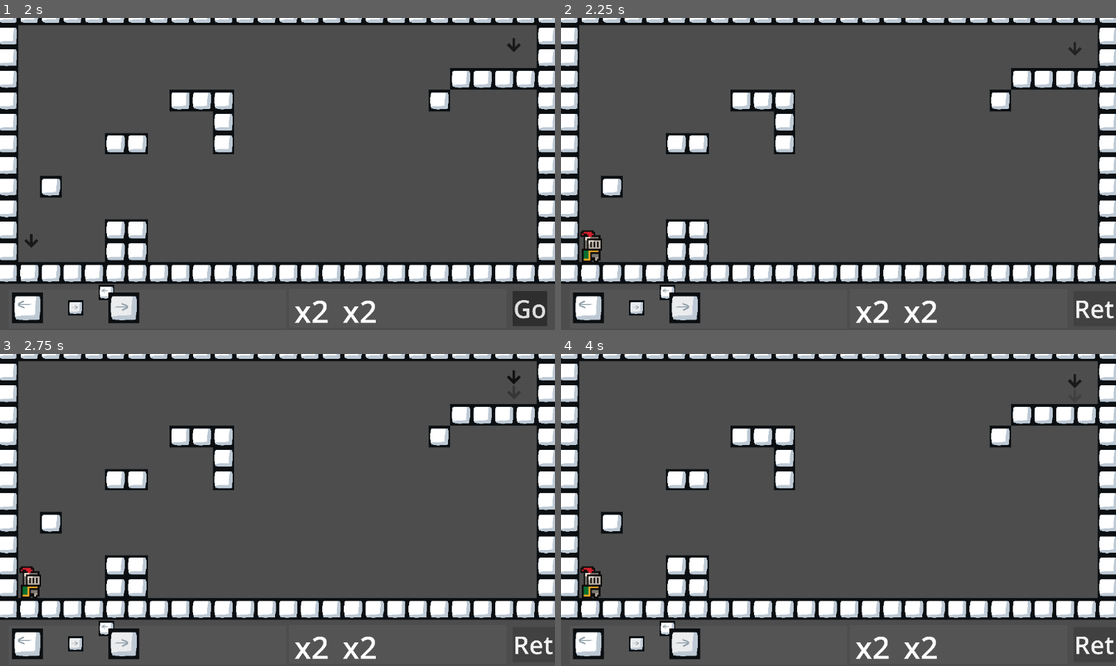
Above: before the commit, frames 1-4 (two rows, left to right).
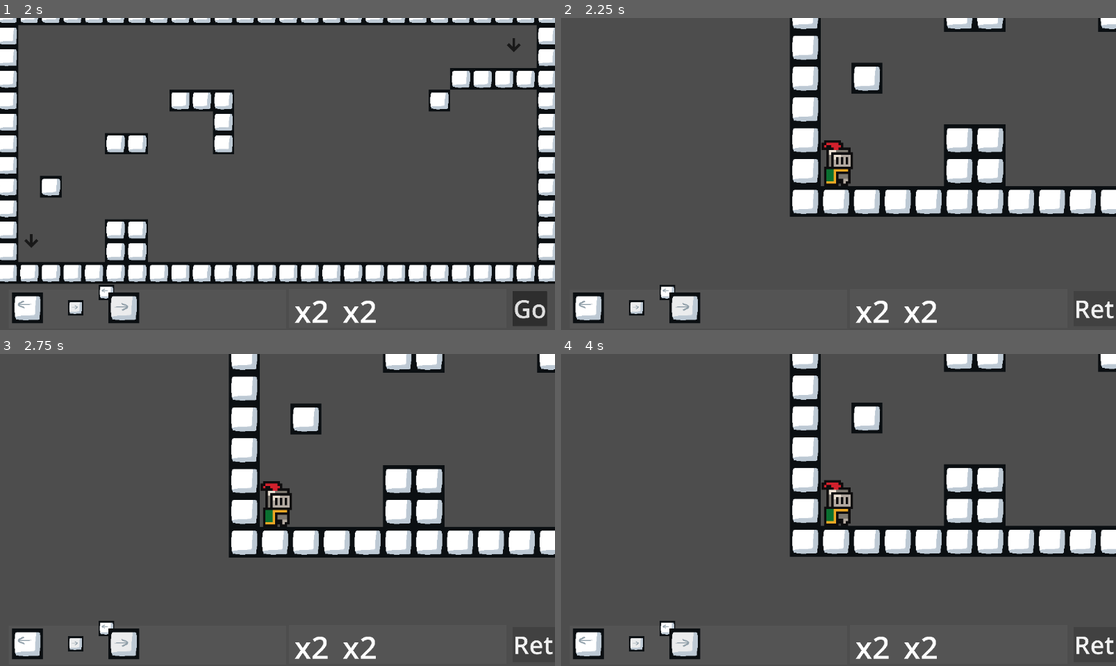
Above: after the commit, the same moments.

Repository: matt-neave/shapeEscape
Game: Godot game, scene res://scenes/menu.tscn
Two runs of this game, one before a commit and one after it. Both use one fixed random seed, a clock stepped at 60 frames per second and the inputs below.
Inputs:
- Up to frame 1 (2 s): click "Start Game" at 0.5 s; click "Level 1" at 1.25 s
- Up to frame 2 (2.25 s): click "Go" at 2 s
- Up to frame 3 (2.75 s): no input
- Up to frame 4 (4 s): click "Retry" at 2.75 s; click "Go" at 3.5 s

Frame 1 is identical in both runs. In frame 2, 30% of the frame differs, in the area x 0-100%, y 0-86%; in frame 3, 31%; in frame 4, 31%.

Commit message:
Camera swapping

Diff:
--- a/scripts/level_manager.gd
+++ b/scripts/level_manager.gd
@@ -5,7 +5,8 @@
 	PLAY
 }
 
-@onready var start_button = $UI/StartButton
+@onready var start_button: Button = $UI/StartButton
+@onready var phase_1_camera: Camera2D = $Phase1Camera
 const PLAYER = preload("res://scenes/player.tscn")
 
 var game_state = GameState.BUILD
@@ -34,6 +35,7 @@
 	add_child(player)
 	start_button.text = "Retry"
 
+
 func _reset_game():
 	game_state = GameState.BUILD
 	start_button.text = "Go"
@@ -42,3 +44,6 @@
 	for child in get_children():
 		if child.name == "Player":
 			child.queue_free()
+
+	# Set camera
+	phase_1_camera.make_current()
--- a/scripts/player.gd
+++ b/scripts/player.gd
@@ -3,6 +3,7 @@
 
 const SPEED = 300.0
 const JUMP_VELOCITY = -375.0
+@onready var camera_2d: Camera2D = $Camera2D
 
 # Get the gravity from the project settings to be synced with RigidBody nodes.
 var gravity = ProjectSettings.get_setting("physics/2d/default_gravity")
@@ -13,6 +14,7 @@
 	if spawn_point:
 		global_position = spawn_point.global_position  # Set player's position to the spawn point
 
+	camera_2d.make_current()
 
 func _physics_process(delta):
 	# Add the gravity.
